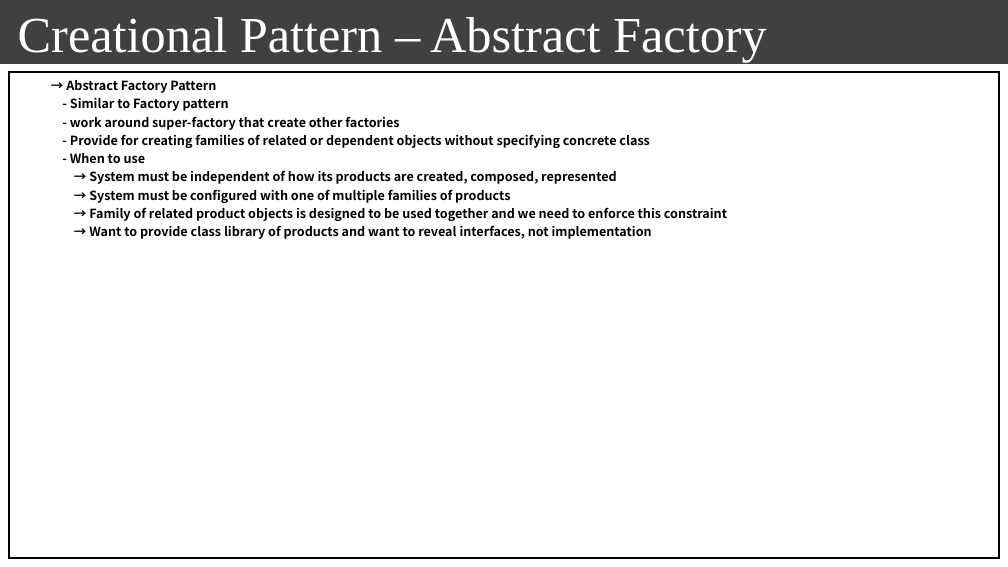
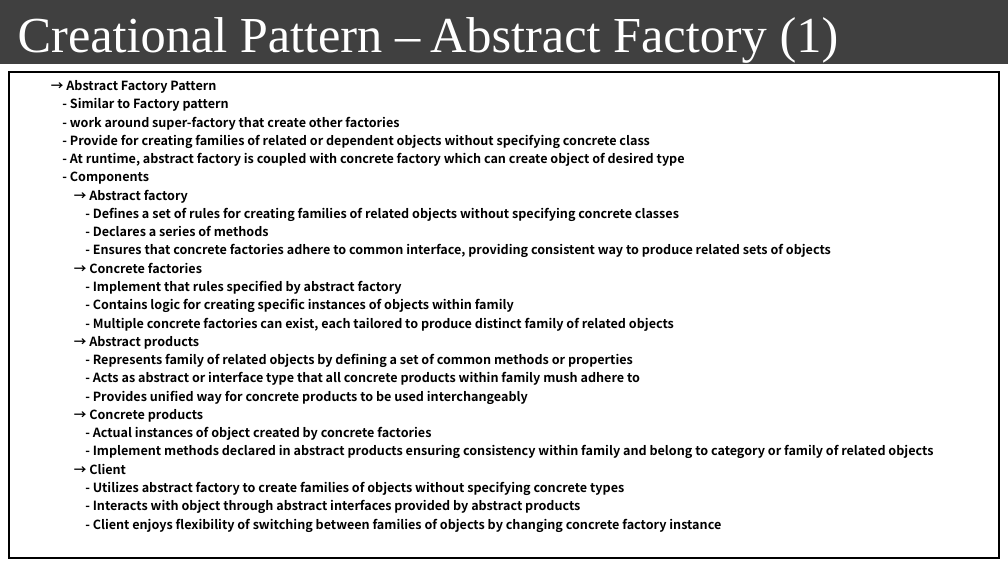
Before and after one commit to seonghokim/Study, a slide deck: slide 3 of Study Material/[ENG] SW Design Pattern.pptx. Drawn at 1008x567 pixels with LibreOffice and Linux fonts; fonts in the diff are those of the drawing; background and template pictures are left out. Boxes give left, top, right and bottom in pixels: in the first picture for what was removed or moved away, otherwise in the second. Text is boxed around its words. In the diff, an @@ line names an element or a change of style, - is before the commit and + after.

```diff
--- a/Study Material/[ENG] SW Design Pattern.pptx
+++ b/Study Material/[ENG] SW Design Pattern.pptx
@@ text at (18, 17, 839, 62): text changed @@
-Creational Pattern – Abstract Factory
+Creational Pattern – Abstract Factory (1)
@@ table at (9, 72, 1000, 558) @@
-row 1, column 1: → Abstract Factory Pattern / - Similar to Factory pattern / - work around super-factory that create other factories / - Provide for creating families of related or dependent objects without specifying concrete class / - When to use / → System must be independent of how its products are created, composed, represented / → System must be configured with one of multiple families of products / → Family of related product objects is designed to be used together and we need to enforce this constraint / → Want to provide class library of products and want to reveal interfaces, not implementation
+row 1, column 1: → Abstract Factory Pattern / - Similar to Factory pattern / - work around super-factory that create other factories / - Provide for creating families of related or dependent objects without specifying concrete class / - At runtime, abstract factory is coupled with concrete factory which can create object of desired type / - Components / → Abstract factory / - Defines a set of rules for creating families of related objects without specifying concrete classes / - Declares a series of methods / - Ensures that concrete factories adhere to common interface, providing consistent way to produce related sets of objects / → Concrete factories / - Implement that rules specified by abstract factory / - Contains logic for creating specific instances of objects within family / - Multiple concrete factories can exist, each tailored to produce distinct family of related objects / → Abstract products / - Represents family of related objects by defining a set of common methods or properties / - Acts as abstract or interface type that all concrete products within family mush adhere to / - Provides unified way for concrete products to be used interchangeably / → Concrete products / - Actual instances of object created by concrete factories / - Implement methods declared in abstract products ensuring consistency within family and belong to category or family of related objects / → Client / - Utilizes abstract factory to create families of objects without specifying concrete types / - Interacts with object through abstract interfaces provided by abstract products / - Client enjoys flexibility of switching between families of objects by changing concrete factory instance
```
Also in this commit, not shown: 1 other slide changed, 2 slides added, 1 other file.
